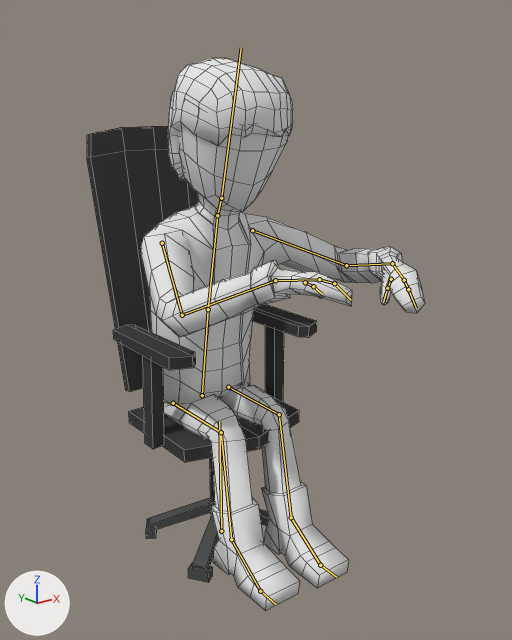
Renders of the Blender file Assets/Graphics/Stan/Stanley2.blend from each side of a commit.
One viewpoint serves both versions: a 50 mm camera at (-4.38, -6.03, 5.1) aimed at (0.18, -0.34, 2.83). Lighting does not change. The marker at lower left points along +X, +Y and +Z. Both versions are drawn at frame 37 of the action 'Victory01'; the numbers are the values there. The bones that bend it are drawn over the model as lines. Mesh edges are drawn as thin lines.

In view in the first picture: 'Character'.
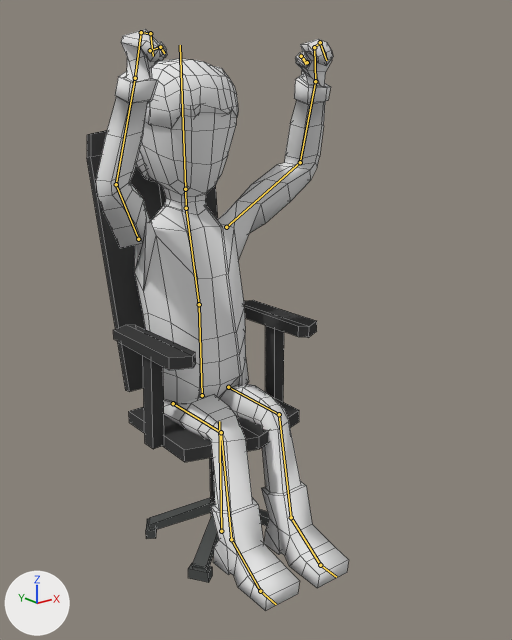
Boxes [x1, y1, x2, y2] around the edits, measured in the pictures (512 x 640 px):
'Character', posed (22% narrower): before [87, 58, 425, 611]; after [87, 29, 349, 611]
bone 'Torso', root to tip: before (202, 395) to (208, 309); after (202, 395) to (199, 304)
bone 'Chest', root to tip: before (208, 309) to (217, 215); after (199, 304) to (186, 208)
bone 'Head', root to tip: before (221, 198) to (241, 47); after (185, 189) to (180, 45)
bone 'Hand.L', root to tip: before (392, 263) to (404, 280); after (315, 81) to (314, 47)
bone 'Fingers01.L', root to tip: before (404, 280) to (408, 289); after (314, 47) to (320, 42)
bone 'Fingers02.L', root to tip: before (408, 289) to (416, 308); after (320, 42) to (326, 60)
bone 'Thumb02.L', root to tip: before (387, 288) to (383, 301); after (301, 56) to (306, 64)
bone 'Hand.R', root to tip: before (275, 280) to (319, 279); after (135, 78) to (141, 32)
bone 'Fingers01.R', root to tip: before (319, 279) to (334, 283); after (141, 32) to (150, 33)
bone 'Fingers02.R', root to tip: before (334, 283) to (351, 300); after (150, 33) to (153, 56)
bone 'Thumb01.R', root to tip: before (305, 282) to (313, 286); after (150, 50) to (160, 47)
bone 'Thumb02.R', root to tip: before (313, 286) to (322, 294); after (160, 47) to (164, 53)

The edits, one by one:
Bone 'Torso' (bone_torso) turns from (-5, 0, 0) to (4, 0, 0) degrees about its own x, y and z.
Bone 'Chest' (bone_chest) turns from (8, 0, 0) to (-4, 0, 0) degrees about its own x, y and z.
Bone 'Head' (bone_head) turns from (0, 0, 0) to (-9, 2, -2) degrees about its own x, y and z.
Bone 'Hand.L' (bone_hand_l) turns from (-29, 11, -22) to (1, -32, -3) degrees about its own x, y and z.
Bone 'Fingers01.L' (bone_fingers01_l) turns from (6, 10, 18) to (-23, 10, -5) degrees about its own x, y and z.
Bone 'Fingers02.L' (bone_fingers02_l) turns from (0, 0, 0) to (24, 13, -55) degrees about its own x, y and z.
Bone 'Thumb02.L' (bone_thumb02_l) turns from (-6, -5, 16) to (-75, -17, 5) degrees about its own x, y and z.
Bone 'Hand.R' (bone_hand_r) turns from (-30, -18, 19) to (0, -32, -6) degrees about its own x, y and z.
Bone 'Fingers01.R' (bone_fingers01_r) turns from (11, -12, -17) to (-7, -19, 59) degrees about its own x, y and z.
Bone 'Fingers02.R' (bone_fingers02_r) turns from (10, 3, 9) to (37, -1, 29) degrees about its own x, y and z.
Bone 'Thumb01.R' (bone_thumb01_r) turns from (-31, 7, -38) to (-48, 25, -18) degrees about its own x, y and z.
Bone 'Thumb02.R' (bone_thumb02_r) turns from (0, 0, 0) to (-25, 15, 25) degrees about its own x, y and z.
Bone 'Arm ik.L' (bone_arm_ik_l) moves from (-1.19, -1.41, 1.33) to (-1.63, -0.53, 6.01).
Bone 'Arm ik.L' (bone_arm_ik_l) turns from (-45, -52, -64) to (-1, -146, -94) degrees about its own x, y and z.
Bone 'Arm ik.R' (bone_arm_ik_r) moves from (2.43, -1.79, 1.34) to (1.82, -0.64, 5.97).
Bone 'Arm ik.R' (bone_arm_ik_r) turns from (-50, 51, 67) to (-18, 108, 84) degrees about its own x, y and z.
Bone 'elbow.L' (bone_elbow_l) moves from (1.14, -0.38, 1.41) to (-1.41, 2.68, 2.17).
